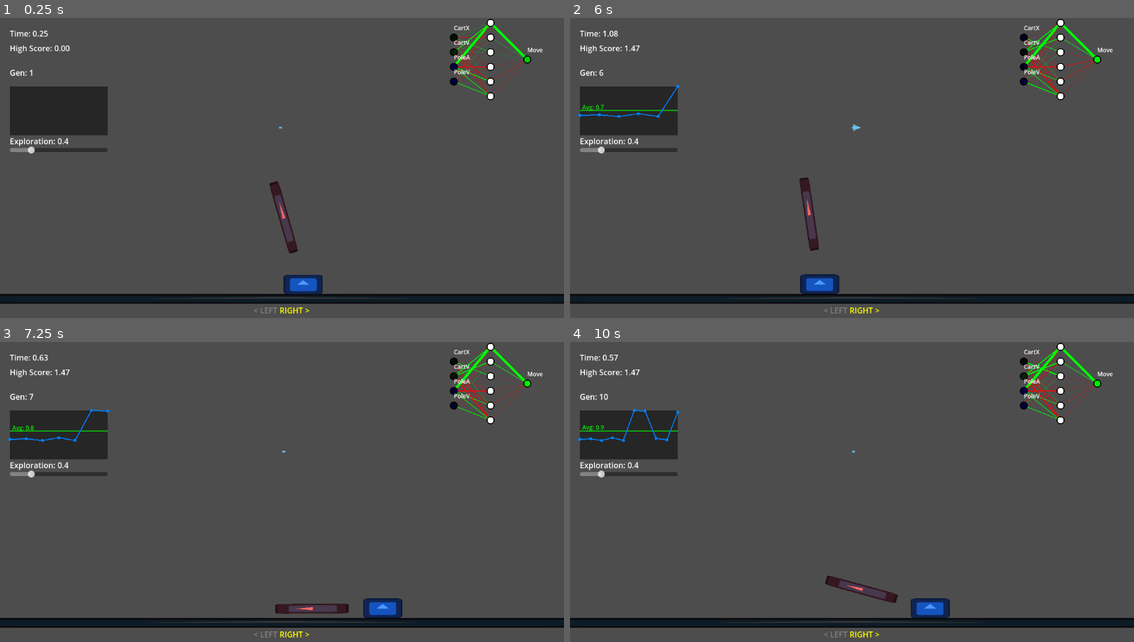
Above: before the commit, frames 1-4 (two rows, left to right).
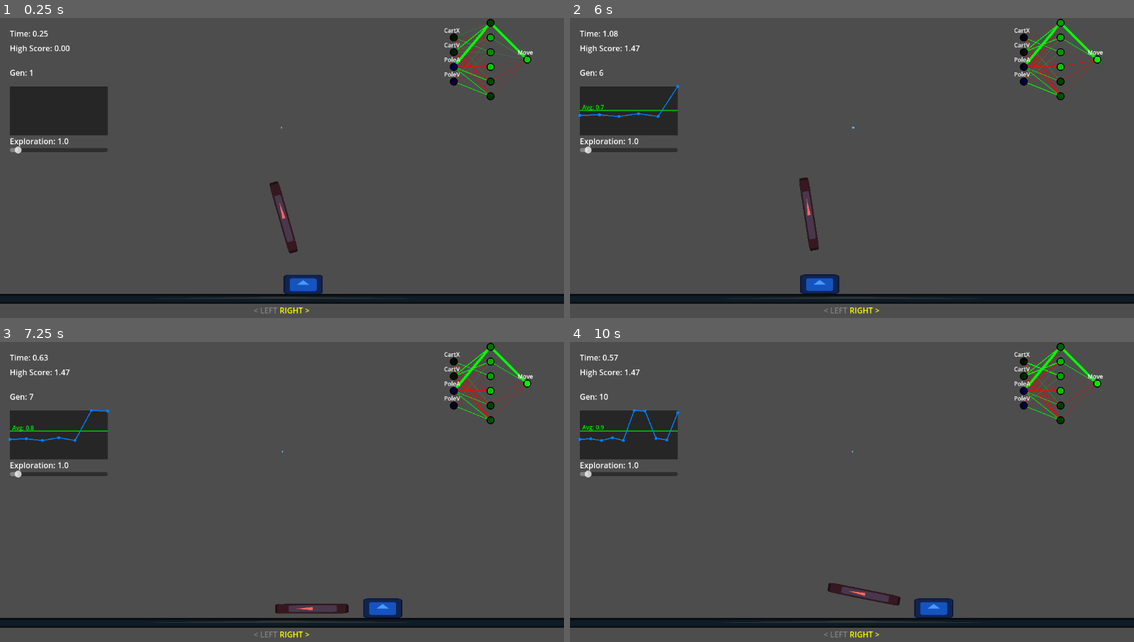
Above: after the commit, the same moments.

Repository: frkatona/Godot_NN_Testing
Game: Godot game, scene res://scenes/main.tscn
Two runs of this game, one before a commit and one after it. Both use one fixed random seed, a clock stepped at 60 frames per second and the inputs below. The engine's default icon, where the game draws it, is replaced by a stand-in: a white triangle on a blue panel in a dark square.
Inputs:
- Up to frame 1 (0.25 s): no input
- Up to frame 2 (6 s): tap Enter (ui_accept) at 0.5, 0.77, 1.52, 3.02, 3.77, 4.52 s; hold Right (ui_right) 0.53-1.28 s; tap T every 0.75 s from 0.6 to 5.85 s; hold Left (ui_left) 1.28-2.03 s; hold Right (ui_right) 2.03-3.53 s; hold Left (ui_left) 3.53-5.78 s; hold Right (ui_right) from 5.78 s (still down)
- Up to frame 3 (7.25 s): keep holding Right (ui_right); tap Enter (ui_accept) at 6.02, 6.77 s; tap T at 6.6 s
- Up to frame 4 (10 s): tap T every 0.75 s from 7.35 to 9.6 s; tap Enter (ui_accept) at 7.52, 9.02, 9.77 s; release Right (ui_right) at 8.03 s; hold Left (ui_left) 8.03-9.53 s; hold Right (ui_right) from 9.53 s (still down)

The runs differ from the first frame. In frame 1, 0.5% of the frame differs, in the area x 2-97%, y 0-46%; in frame 2, 0.5%; in frame 3, 0.5%; in frame 4, 1.0%, in the area x 2-97%, y 0-92%.

Commit message:
hidden layer activations visible

Diff:
--- a/scripts/ai/agent_neuro.gd
+++ b/scripts/ai/agent_neuro.gd
@@ -62,7 +62,8 @@
 	]
 
 	# Forward
-	var output = current_network.forward(inputs)
+	var all_activations = current_network.forward_all(inputs)
+	var output = all_activations.back() # Last layer is output
 	var action_val = output[0] # -1 to 1
 
 	# Apply to Cart
@@ -71,7 +72,7 @@
 
 	# Update Vis
 	if visualizer:
-		visualizer.update_network(current_network, inputs, output)
+		visualizer.update_network(current_network, all_activations)
 
 func _process(delta):
 	if not enabled:
--- a/scripts/ai/net_visualizer.gd
+++ b/scripts/ai/net_visualizer.gd
@@ -1,14 +1,12 @@
 extends Control
 
 var network: NeuralNetwork
-var cached_inputs: Array
-var cached_outputs: Array
+var cached_activations: Array
 var canvas_rect: Rect2
 
-func update_network(net: NeuralNetwork, inputs: Array, outputs: Array):
+func update_network(net: NeuralNetwork, activations: Array):
 	network = net
-	cached_inputs = inputs
-	cached_outputs = outputs
+	cached_activations = activations
 	queue_redraw()
 
 func _draw():
@@ -61,21 +59,21 @@
 			var val = 0.0
 
 			var color = Color.WHITE
-			if i == 0 and j < cached_inputs.size():
-				var inp = cached_inputs[j]
-				if inp > 0: color = Color(0, inp, 0)
-				else: color = Color(0, 0, -inp)
-			elif i == node_positions.size() - 1 and j < cached_outputs.size():
-				var outp = cached_outputs[j]
-				if outp > 0: color = Color(0, outp, 0)
-				else: color = Color(0, 0, -outp)
+
+			# Check if we have data for this node
+			if i < cached_activations.size():
+				var layer_vals = cached_activations[i]
+				if j < layer_vals.size():
+					var val_node = layer_vals[j]
+					if val_node > 0: color = Color(0, val_node, 0)
+					else: color = Color(0, 0, -val_node)
 
 			draw_circle(pos, radius, Color.BLACK) # Outline
 			draw_circle(pos, radius * 0.8, color)
 
 			# Draw Labels
 			var label = ""
-			var label_pos = pos + Vector2(0, -15)
+			var label_pos = pos + Vector2(-20, -10)
 			if i == 0: # Input Layer
 				match j:
 					0: label = "CartX"
--- a/scripts/ai/neural_network.gd
+++ b/scripts/ai/neural_network.gd
@@ -12,11 +12,11 @@
 
 	for i in range(sizes.size() - 1):
 		# Weights: rows = next_layer, cols = prev_layer
-		var w = Matrix.random(sizes[i+1], sizes[i])
+		var w = Matrix.random(sizes[i + 1], sizes[i])
 		weights.append(w)
 
 		# Biases: rows = next_layer, cols = 1
-		var b = Matrix.random(sizes[i+1], 1)
+		var b = Matrix.random(sizes[i + 1], 1)
 		biases.append(b)
 
 func forward(input_array: Array) -> Array:
@@ -38,6 +38,31 @@
 			current = z.map(Matrix.sigmoid)
 
 	return Matrix.to_array(current)
+
+func forward_all(input_array: Array) -> Array:
+	var activations = []
+
+	# Input Layer
+	var current = Matrix.from_array(input_array.size(), 1, input_array)
+	activations.append(Matrix.to_array(current))
+
+	for i in range(weights.size()):
+		var w = weights[i]
+		var b = biases[i]
+
+		# Z = W * X + B
+		var z = Matrix.dot(w, current)
+		z = z.add(b)
+
+		# Activate
+		if i == weights.size() - 1:
+			current = z.map(Matrix.tanh_custom)
+		else:
+			current = z.map(Matrix.sigmoid)
+
+		activations.append(Matrix.to_array(current))
+
+	return activations
 
 # Mutate function for Neuroevolution/Genetic Algorithm
 func mutate(rate: float, magnitude: float):
--- a/scripts/game_manager.gd
+++ b/scripts/game_manager.gd
@@ -16,7 +16,7 @@
 var label_gen: Label
 
 var wind_noise: FastNoiseLite
-var wind_strength: float = 100.0
+var wind_strength: float = 30.0
 var noise_freq: float = 0.03
 var wind_vis: Node2D
 const WindVisualizerScript = preload("res://scripts/visuals/wind_visualizer.gd")
@@ -48,15 +48,15 @@
 	# Create Exploration Slider
 	var slider = HSlider.new()
 	slider.min_value = 0.0
-	slider.max_value = 2.0
-	slider.step = 0.1
-	slider.value = 0.4 # Default
+	slider.max_value = 20.0
+	slider.step = 0.2
+	slider.value = 1.0 # Default
 	slider.custom_minimum_size = Vector2(200, 20)
 	slider.position = Vector2(20, 260)
 	label_time.get_parent().add_child(slider)
 
 	var label_slider = Label.new()
-	label_slider.text = "Exploration: 0.4"
+	label_slider.text = "Exploration: 1.0"
 	label_slider.position = Vector2(20, 240)
 	label_time.get_parent().add_child(label_slider)
 
Not shown, added: export/left-right.png.import
Not shown, added: export/performance-graph.png.import
